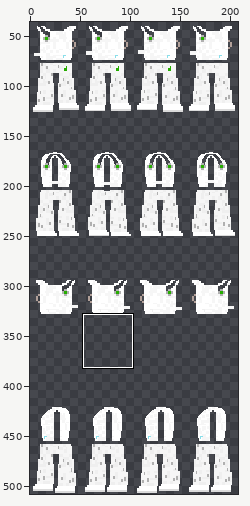
File history of a sprite sheet, assets/playerCustom/clothing/npc/babii.png. Above, an overview of the earlier version with the close-up marked.
Close-up. Before the edit:
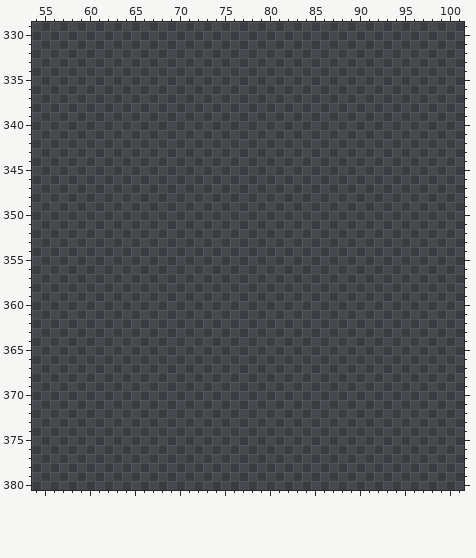
The file is 208x508 pixels. Colours within 5 levels of each other are drawn and written as one. Shown: x 54..101, y 329..380. The old version is drawn lined up with the new one. The wide view leaves out empty margins. The commit also changed other parts of the picture, which this record leaves out.
New version:
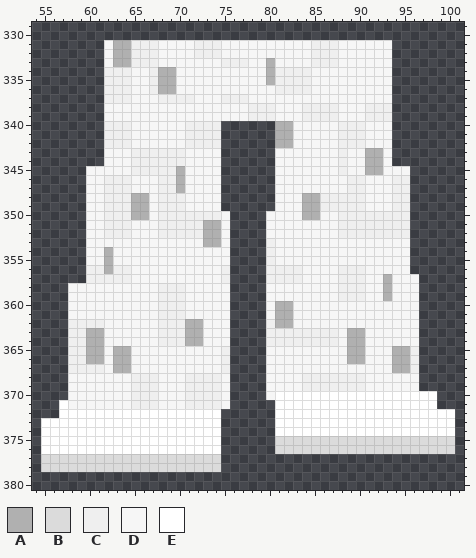
Palette (. is transparent): A #b0b0b0  B #dbdbdb  C #efefef  D #f6f6f6  E #ffffff
Edits made:
drawings rearranged on the sheet (the old picture shows each at its new place; 4 dropped ones are not shown)
Changed rows in their new state; - is an unchanged pixel.
first column x 55:
331 -------DAACCCDDDDCCCDDDDDDDDDDCCCDDDDDD-------
332 -------DAACCCDDDDCCCDDDDDDDDDDCCCDDDDDD-------
333 -------DAACCCDDDDDDDCCCDDADDDDCCCDDDDDD-------
334 -------CCCDDCAADDDDDDDDDDACCCCDDDDDDDDD-------
335 -------CCCDDCAADDDDDDDDDDACCCCDDDDDDDDD-------
336 -------CCCDDCAADDDDDDDDDDDCCCCDDDDDDDDD-------
337 -------CCCDDDCCCCDDDCCCDDDDDDDDDDDDDDDD-------
338 -------DDDDDDDDDDDDDDDDCCCDDDCCCCDDDCCC-------
339 -------DDDDDDDDDDDDDDDDCCCDDDCCCCDDDCCC-------
340 -------CCCDDDDDDCCCC------AADDDDDCCCDDD-------
341 -------CCCDDDDDDCCCC------AADDDDDCCCDDD-------
342 -------CCCDDDDDDCCCC------AADDDDDCCCDDD-------
343 -------DDDCCCCCCDDDD------DDDDDDDCDDAAD-------
344 -------DDDCCCCCCDDDD------DDDDDDDCDDAAD-------
345 -----DDDDDCCCCCADDDD------DDDDDDDCDDAADDD-----
346 -----DDCCCDDDCCADDDD------DDDDDDDDCCDDDCC-----
347 -----DDCCCDDDCCADDDD------DDDDDDDDCCDDDCC-----
348 -----DDCCCAADCCCDDDD------DDDAACCCCCDDDCC-----
349 -----DDCCCAADCCCDDDD------DDDAACCCCCDDDCC-----
350 -----DDCCCAADCCCCCCCD----DDDDAADDCCCCCCCC-----
351 -----DDCCCDDDCCCCCAAD----DDDDDDDDCCCCCCCC-----
352 -----DDCCCDDDCCCCCAAD----DDDDDDDDCCCCCCCC-----
353 -----DDDDDDDDDDDDDAAD----CDDDDDDDDDDDDDDD-----
354 -----DDADDDDDDDDDDDDD----CDDDDDDDDDDDDDDD-----
355 -----DDADDDDDDDDDDDDD----CDDDDDDDDDDDDDDD-----
356 -----CCACCDDDDDDDDDDC----CCCCDDDDCCCDDDDD-----
357 -----CCCCCDDDDDDDDDDC----CCCCDDDDCCCDDADDD----
358 ---DDDDDDDDDDCCCDDDDD----DDDDDDDDCCCDDADDD----
359 ---DDDDDDDDDDCCCDDDDD----DDDDDDDDCCCDDADDD----
360 ---DDDDDDDDDDCCCDDDDD----DAADDDDDDDDDDDDDD----
361 ---DDDDDDDDDDCCCDDDDD----DAADDDDDDDDDDDDDD----
362 ---CCCCDDDDDDCCCAADDD----CAADDDDDDDDDDDDDD----
363 ---CCAADDDDDDCCCAADDD----CCCCCCCCDAADDDDDD----
364 ---CCAADDDDDDCCCAADDD----CCCCCCCCDAADDDDDD----
365 ---CCAADAADDDDDDDDDDC----DDDDDDDDDAADDDAAC----
366 ---CCAADAADDDDDDDDDDC----DDDDDDDDDAADDDAAC----
367 ---CCCCDAADDDDDDDDDDC----DDDDDDDDDDDDDDAAC----
368 ---DDDDDDDCCCDDDCCCCD----DDDDCCCCCCCDDDDDD----
369 ---DDDDDDDCCCDDDCCCCD----DDDDCCCCCCCDDDDDD----
370 ---DDDDDDDCCCDDDCCCCD----DEEEEEEEEEEEEEEEEEE--
371 --EDDDDDDDCCCDDDCCCCD-----EEEEEEEEEEEEEEEEEE--
372 --EEEEEEEEEEEEEEEEEE------EEEEEEEEEEEEEEEEEEEE
373 EEEEEEEEEEEEEEEEEEEE------EEEEEEEEEEEEEEEEEEEE
374 EEEEEEEEEEEEEEEEEEEE------EEEEEEEEEEEEEEEEEEEE
375 EEEEEEEEEEEEEEEEEEEE------BBBBBBBBBBBBBBBBBBBB
376 EEEEEEEEEEEEEEEEEEEE------BBBBBBBBBBBBBBBBBBBB
377 BBBBBBBBBBBBBBBBBBBB--------------------------
378 BBBBBBBBBBBBBBBBBBBB--------------------------
Changed places in both close-ups, as pixel boxes (x1, y1, x2, y2):
added: (41, 40, 455, 472)
